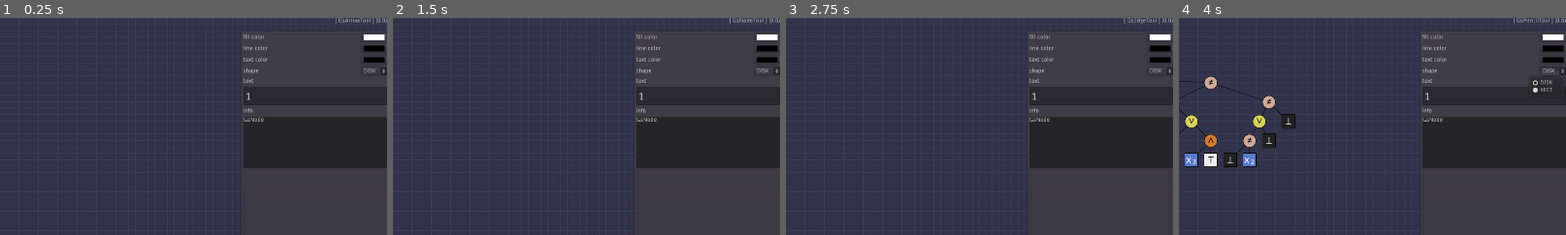
Above: before the commit, frames 1-4 (left to right).
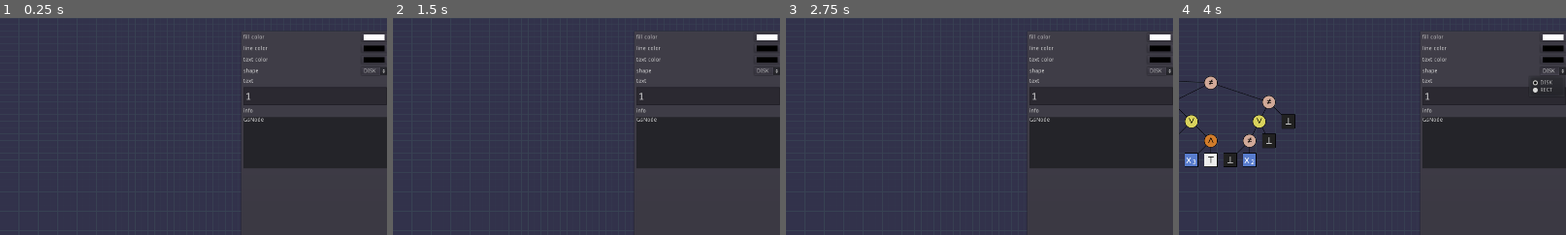
Above: after the commit, the same moments.

Repository: tangentstorm/fnarbmlyx
Game: Godot game, scene res://gslib/GsApp.tscn
Two runs of this game, one before a commit and one after it. Both use one fixed random seed, a clock stepped at 60 frames per second and the inputs below.
Inputs:
- Up to frame 1 (0.25 s): no input
- Up to frame 2 (1.5 s): click "" at 0.5 s; click "" at 1.25 s
- Up to frame 3 (2.75 s): click "" at 2 s
- Up to frame 4 (4 s): click "" at 2.75 s; click "DISK" at 3.5 s
The pictures show only the part of the screen within x 50-100%, y 0-50%; the shares and areas given below are measured in that part.

The runs differ from the first frame. In frame 1, 0.1% of the frame differs, in the area x 86-100%, y 0-3%; in frame 2, 0.1%; in frame 3, 0.1%; in frame 4, 0.1%.
Error after the commit: Parse Error: The method "get_node" isn't declared in the current class. (res://gslib/tools/GsNodeTool.gd:10)

Commit message:
clean up code warnings

Diff:
--- a/gslib/GsApp.gd
+++ b/gslib/GsApp.gd
@@ -110,7 +110,7 @@
 		if c is GsBase and c.selected:
 			$sketch.move_child(c, 0)
 
-func _on_palette_clicked(node, x, y, i, color):
+func _on_palette_clicked(_node, _x, _y, _i, color):
 	_set_fill_color(color)
 
 
--- a/gslib/GsBase.gd
+++ b/gslib/GsBase.gd
@@ -44,7 +44,7 @@
 	selected = v
 	update()
 
-func _click(xy):
+func _click(_xy):
 	if GsLib.mouse.shift_pressed:
 		var ix = GsLib.app.selection.find(self)
 		if ix > -1: GsLib.app.selection.remove(ix)
--- a/gslib/GsEdge.gd
+++ b/gslib/GsEdge.gd
@@ -43,5 +43,5 @@
 	curve.set_point_position(1, b)
 	self.start = a
 
-func _drag_step(dxy):
+func _drag_step(_dxy):
 	update()
--- a/gslib/GsGrid.gd
+++ b/gslib/GsGrid.gd
@@ -14,7 +14,7 @@
 func _set_snap(v):
 	snap = v
 
-func _on_camera_changed(zoom, offset):
+func _on_camera_changed(_zoom, _offset):
 	update()
 
 func _draw():
@@ -25,12 +25,12 @@
 	var p0 = Vector2.ZERO
 	var p1 = Vector2(rect_size.x, 0)
 	var dp = Vector2.DOWN * spacing.y
-	for y in range(0, rect_size.y, spacing.y):
+	for _y in range(0, rect_size.y, spacing.y):
 		draw_line(p0, p1, color); p0 += dp; p1 += dp
 
 	p0 = Vector2.ZERO; p1 = Vector2(0, rect_size.y)
 	dp = Vector2.RIGHT * spacing.x
-	for x in range(0, rect_size.x, spacing.x):
+	for _x in range(0, rect_size.x, spacing.x):
 		draw_line(p0, p1, color); p0 += dp; p1 += dp
 
 func _on_grid_toggled(flag):
--- a/gslib/GsHandle.gd
+++ b/gslib/GsHandle.gd
@@ -21,7 +21,6 @@
 	# opposite direction to compensate.
 	# Since the handle is a child of the selection, we
 	# have to tell the mouse to update our offset.
-	var p = get_parent()
 	var name = get_name()
 	if name.begins_with('N'):
 		_dxy(dxy.y * Vector2.DOWN)
--- a/gslib/GsIndexedImage.gd
+++ b/gslib/GsIndexedImage.gd
@@ -33,9 +33,8 @@
 func _draw():
 	var i = 0
 	for row in range(shape.y):
-		var offset = row * shape.x
 		var xy = Vector2(0, row * cell_size.y)
-		for x in range(shape.x):
+		for _x in range(shape.x):
 			draw_rect(Rect2(xy, cell_size), palette[data[i]])
 			xy.x += cell_size.x; i += 1
 
--- a/gslib/GsMouse.gd
+++ b/gslib/GsMouse.gd
@@ -68,7 +68,7 @@
 func _enter(c:Control):
 	self.subject = c
 
-func _leave(c:Control):
+func _leave(_c:Control):
 	self.subject = null
 
 func _process(_dt):
--- a/gslib/GsSelection.gd
+++ b/gslib/GsSelection.gd
@@ -25,7 +25,7 @@
 	for c in GsLib.app.selection:
 		c._drag_step(dxy)
 
-func _click(xy):
+func _click(_xy):
 	pass # don't select anything
 
 
--- a/gslib/scripts/gs-rnd-ast.gd
+++ b/gslib/scripts/gs-rnd-ast.gd
@@ -36,13 +36,13 @@
 	var count : int = 1
 	var links : Array
 
-	func _init(xy, value, split=[], nodes=[]):
-		self.xy = xy
-		self.value = value
-		self.split = split
-		self.links = nodes
+	func _init(xy0, value0, split0=[], links0=[]):
+		self.xy = xy0
+		self.value = value0
+		self.split = split0
+		self.links = links0
 		var shape = Vector2.DOWN
-		for n in nodes:
+		for n in links0:
 			shape.x += n.wh.x
 			shape.y = max(shape.y, 1+n.wh.y)
 			self.count += n.count
--- a/gslib/tools/GsEdgeTool.gd
+++ b/gslib/tools/GsEdgeTool.gd
@@ -18,7 +18,7 @@
 		offset = src.link_offset(0)
 		edge.start = src.rect_position + offset
 		GsLib.sketch.add_child(edge); edge.set_owner(GsLib.sketch)
-		GsLib.sketch.move_child(edge, max(0, src.get_index()-1))
+		GsLib.sketch.move_child(edge, int(max(0, src.get_index()-1)))
 
 func _click(mouse):
 	if GsLib.app.selection.size(): ._click(mouse)
--- a/gslib/tools/GsMouseTool.gd
+++ b/gslib/tools/GsMouseTool.gd
@@ -1,4 +1,4 @@
-class_name GsMouseTool extends Node
+class_name GsMouseTool extends Reference
 func get_class_name(): return "GsMouseTool"
 
 var sketch : GsSketch
@@ -6,7 +6,7 @@
 func _ready(): _start()
 func _start(): pass
 func _name()->String: return self.get_class_name()
-func _click(mouse:GsMouse): pass
-func _drag_start(mouse:GsMouse): pass
-func _drag_step(mouse:GsMouse): pass
-func _drag_end(mouse:GsMouse): pass
+func _click(_mouse:GsMouse): pass
+func _drag_start(_mouse:GsMouse): pass
+func _drag_step(_mouse:GsMouse): pass
+func _drag_end(_mouse:GsMouse): pass
--- a/gslib/tools/GsPencilTool.gd
+++ b/gslib/tools/GsPencilTool.gd
@@ -12,5 +12,5 @@
 func _drag_step(mouse):
 	curve.add_point(mouse.position - mouse.origin)
 
-func _drag_end(mouse):
+func _drag_end(_mouse):
 	GsLib.app.selection = [curve]
